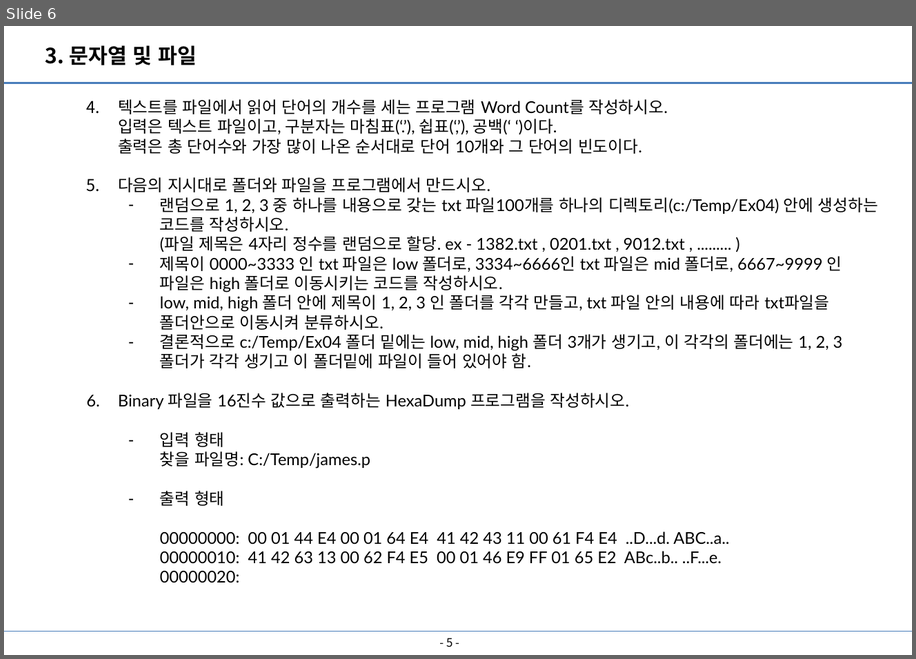
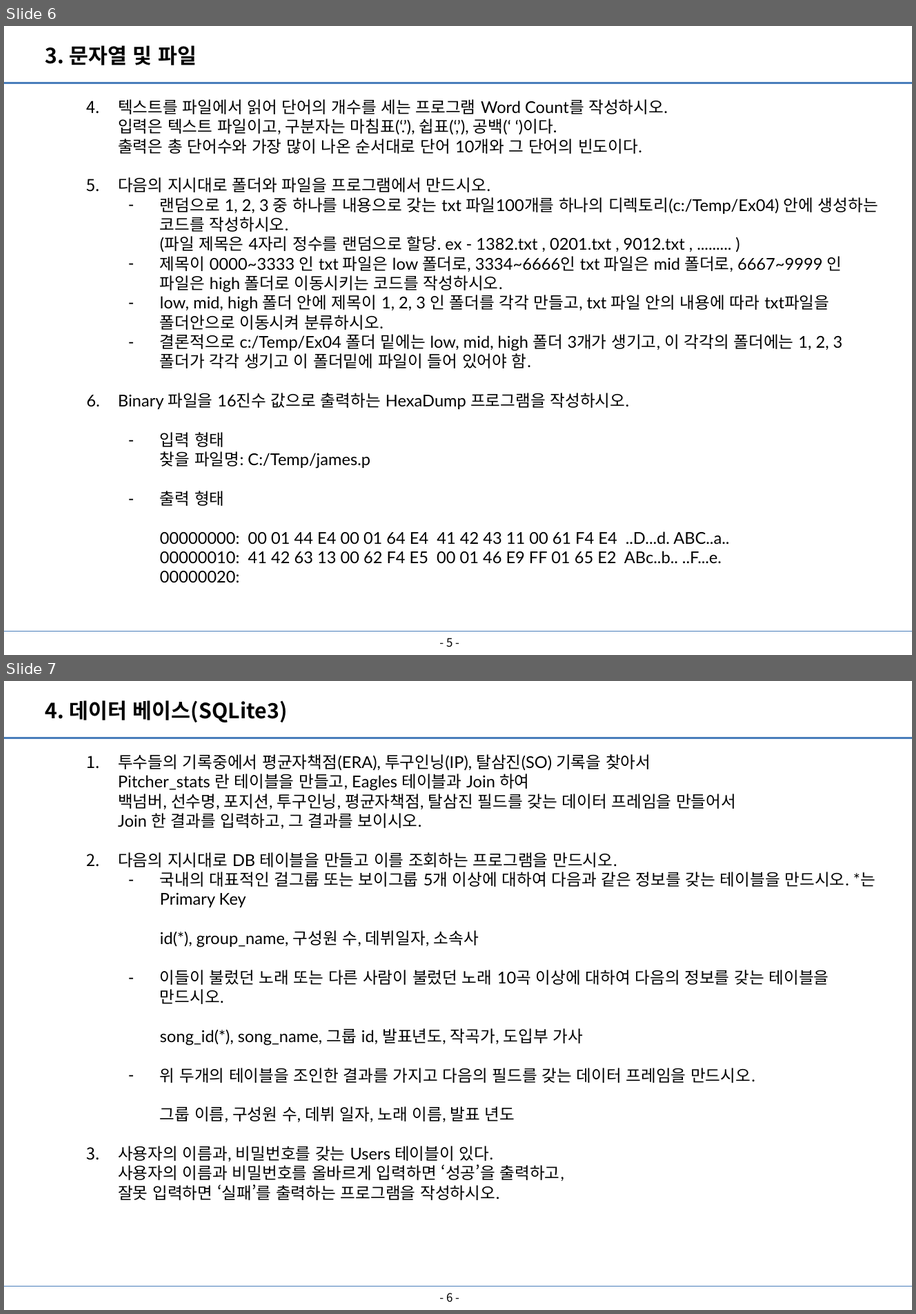
Before and after one commit to Heechul90/Python, a slide deck: Homework/파이썬 연습문제.pptx. Shown one above the other, each under a label of ours: slide 6 before the commit, slides 6 and 7 after it. The pictures are 916x659 and 916x1314 pixels, drawn with LibreOffice and Linux fonts; fonts in the diff are those of the drawing. Boxes give left, top, right and bottom in pixels: in the first picture for what was removed or moved away, otherwise in the second. Text is boxed around its words. In the diff, an @@ line names an element or a change of style, - is before the commit and + after.

```diff
--- a/Homework/파이썬 연습문제.pptx
+++ b/Homework/파이썬 연습문제.pptx
@@ slide 7 added at [4,681,912,1310], background #FFFFFF; not listed: 2 template elements that a slide beside it also shows @@
@@ text added at [45,700,288,722], 18 pt, text #000000, bold @@
+4. 데이터 베이스(SQLite3)
@@ text added at [118,754,875,1200], 14 pt, text #000000 @@
+  1. 투수들의 기록중에서 평균자책점(ERA), 투구인닝(IP), 탈삼진(SO) 기록을 찾아서
+     Pitcher_stats 란 테이블을 만들고, Eagles 테이블과 Join 하여
+     백넘버, 선수명, 포지션, 투구인닝, 평균자책점, 탈삼진 필드를 갖는 데이터 프레임을 만들어서
+     Join 한 결과를 입력하고, 그 결과를 보이시오.
+  2. 다음의 지시대로 DB 테이블을 만들고 이를 조회하는 프로그램을 만드시오.
+    – 국내의 대표적인 걸그룹 또는 보이그룹 5개 이상에 대하여 다음과 같은 정보를 갖는 테이블을 만드시오. *는 Primary Key
+      id(*), group_name, 구성원 수, 데뷔일자, 소속사
+    – 이들이 불렀던 노래 또는 다른 사람이 불렀던 노래 10곡 이상에 대하여 다음의 정보를 갖는 테이블을 만드시오.
+      song_id(*), song_name, 그룹 id, 발표년도, 작곡가, 도입부 가사
+    – 위 두개의 테이블을 조인한 결과를 가지고 다음의 필드를 갖는 데이터 프레임을 만드시오.
+      그룹 이름, 구성원 수, 데뷔 일자, 노래 이름, 발표 년도
+  3. 사용자의 이름과, 비밀번호를 갖는 Users 테이블이 있다.
+     사용자의 이름과 비밀번호를 올바르게 입력하면 ‘성공’을 출력하고,
+     잘못 입력하면 ‘실패’를 출력하는 프로그램을 작성하시오.
@@ page number added at [446,1292,452,1301], 10 pt, text #000000 @@
+- 6 -
```
Also in this commit, not shown: 1 slide changed.
